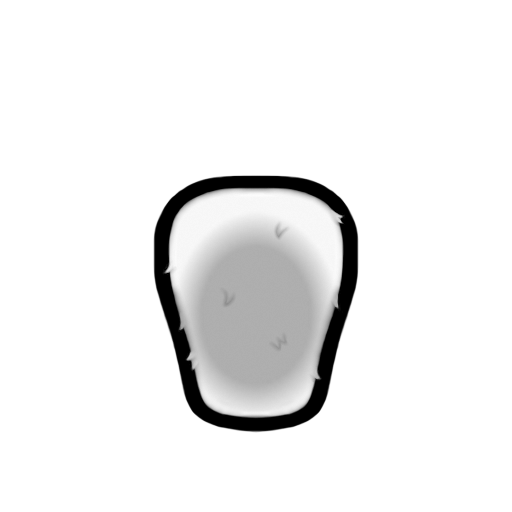
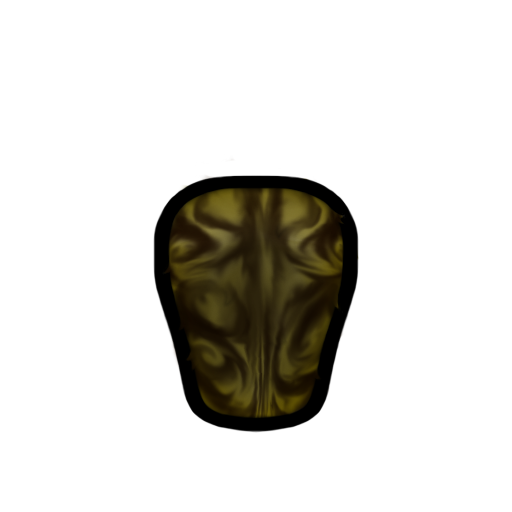
Layers edited between the first and the second 512x512 image:
showed "MottledFill+Tux", painted on it over <box>162,158,359,419</box>
showed "SwirlsSpots", painted on it over <box>162,157,358,419</box>